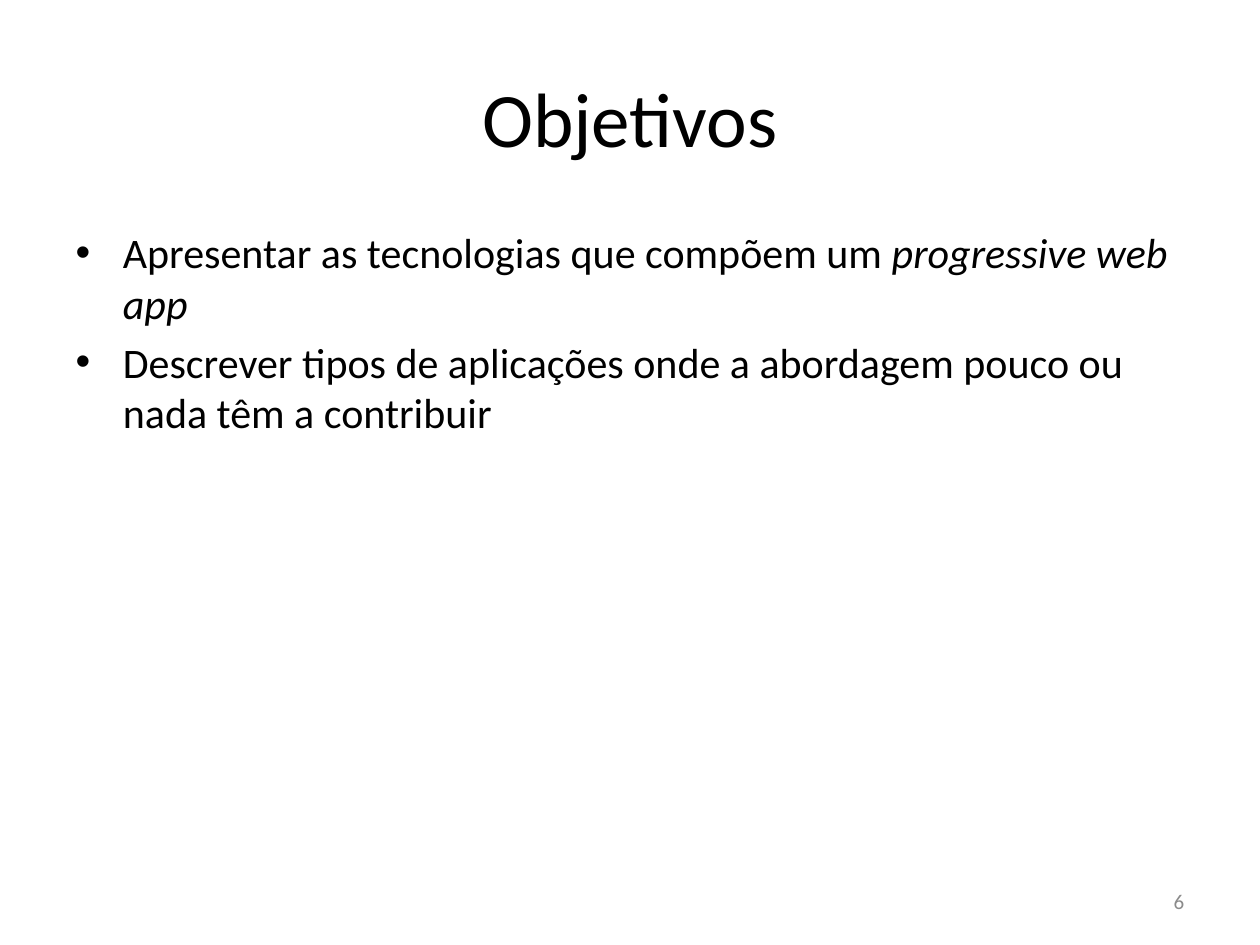
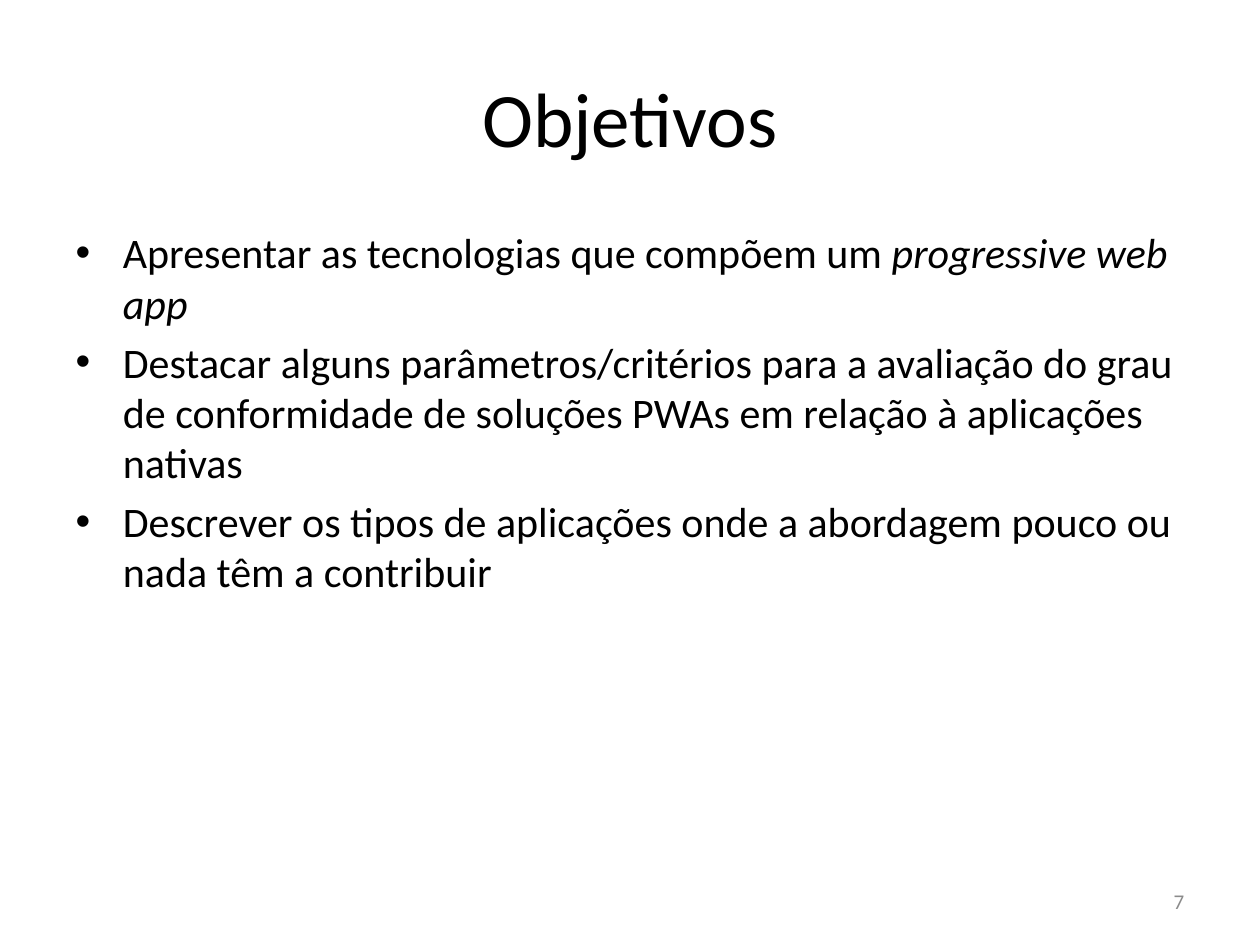
Before and after one commit to rfc410/tcc, a slide deck: slide 7 of apresentacao.pptx (slide 6 before the commit). Drawn at 1260x945 pixels with LibreOffice and Linux fonts; fonts in the diff are those of the drawing. Boxes give left, top, right and bottom in pixels: in the first picture for what was removed or moved away, otherwise in the second. Text is boxed around its words. In the diff, an @@ line names an element or a change of style, - is before the commit and + after.

Commit message:
Thu Jun 15 2017 12:02:18

```diff
--- a/apresentacao.pptx
+++ b/apresentacao.pptx
@@ text at box(123, 348, 1173, 588): text changed @@
-• Descrever tipos de aplicações onde a abordagem pouco ou nada têm a contribuir
+• Destacar alguns parâmetros/critérios para a avaliação do grau de conformidade de soluções PWAs em relação à aplicações nativas
+• Descrever os tipos de aplicações onde a abordagem pouco ou nada têm a contribuir
@@ page number at box(1174, 895, 1185, 909): text changed @@
-6
+7
```
Also in this commit, not shown: 3 other slides changed, 4 slides added, 1 slide removed.
